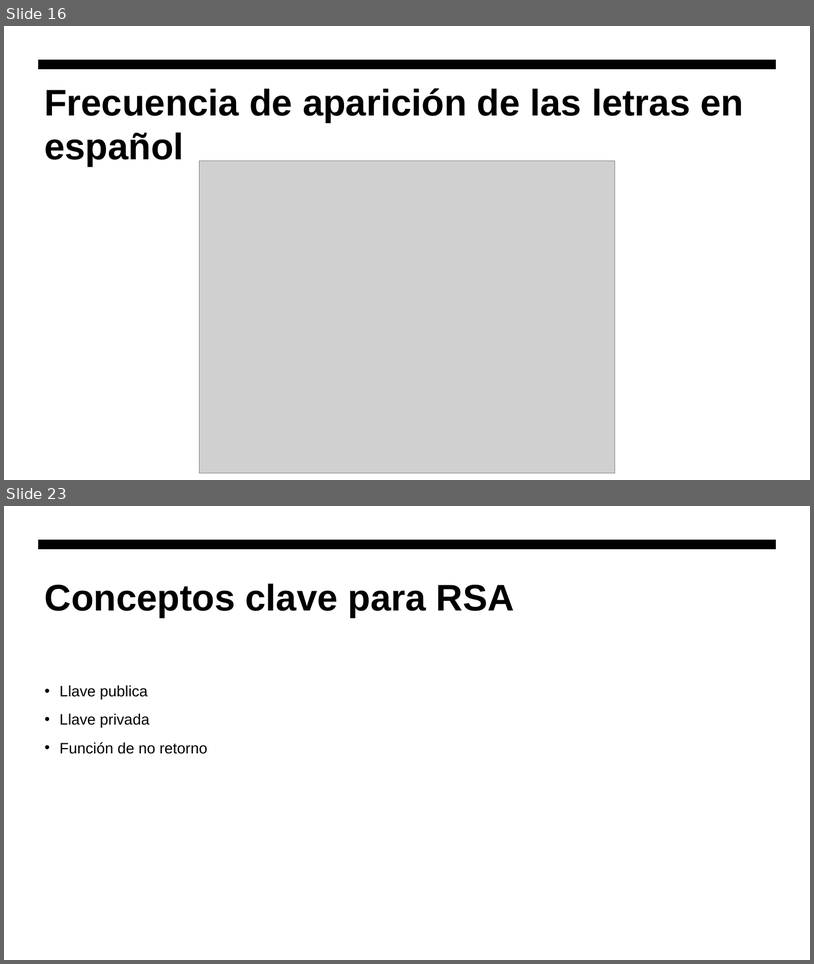
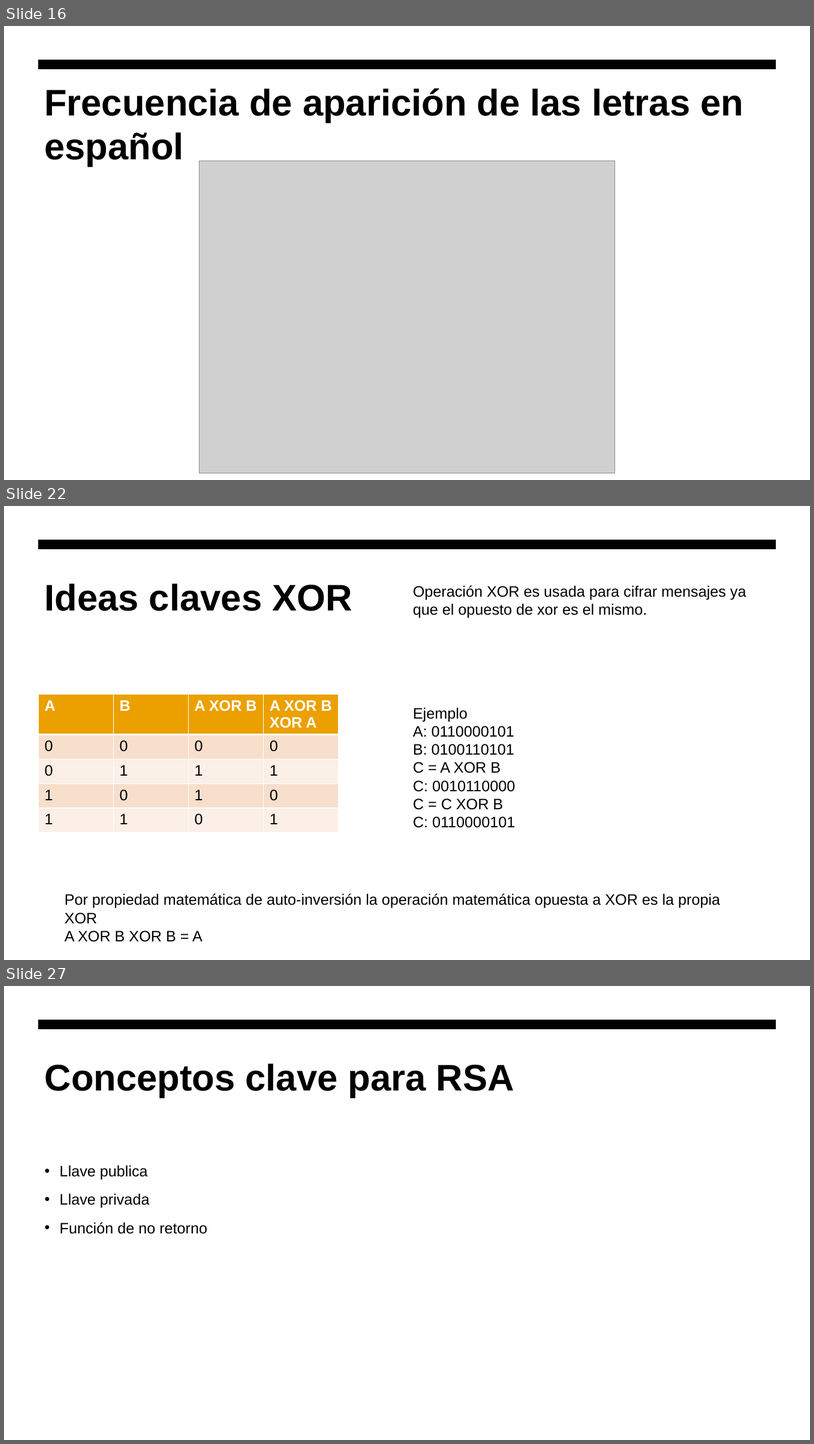
Before and after one commit to hombrefrustrado/criptografia-presentaci-n, a slide deck: criptografía teorica.pptx. Shown one above the other, each under a label of ours: slides 16 and 23 before the commit, slides 16, 22 and 27 after it; the slides between them are not shown. The pictures are 814x964 and 814x1444 pixels, drawn with LibreOffice and Linux fonts; fonts in the diff are those of the drawing; grey boxes stand for pictures. Boxes give left, top, right and bottom in pixels: in the first picture for what was removed or moved away, otherwise in the second. Text is boxed around its words. In the diff, an @@ line names an element or a change of style, - is before the commit and + after.

```diff
--- a/criptografía teorica.pptx
+++ b/criptografía teorica.pptx
@@ slide 22 added at [4,506,810,960], background #FFFFFF; not listed: 1 template element that a slide beside it also shows @@
@@ title added at [45,583,352,611], 44 pt, text #000000, bold @@
+Ideas claves XOR
@@ text added at [413,585,747,618], 18 pt, text #000000 @@
+Operación XOR es usada para cifrar mensajes ya que el opuesto de xor es el mismo.
@@ table added at [38,694,339,834], 5 rows, 4 columns @@
+A | B | A XOR B | A XOR B XOR A
+0 | 0 | 0 | 0
+0 | 1 | 1 | 1
+1 | 0 | 1 | 0
+1 | 1 | 0 | 1
@@ text added at [413,707,515,828], 18 pt, text #000000 @@
+Ejemplo
+A: 0110000101
+B: 0100110101
+C = A XOR B
+C: 0010110000
+C = C XOR B
+C: 0110000101
@@ text added at [65,893,720,942], 18 pt, text #000000 @@
+Por propiedad matemática de auto-inversión la operación matemática opuesta a XOR es la propia XOR
+A XOR B XOR B = A
@@ what was slide 23 is now slide 27 @@
```
Also in this commit, not shown: 11 slides changed, 8 other slides added, 3 slides removed, 3 other files.
